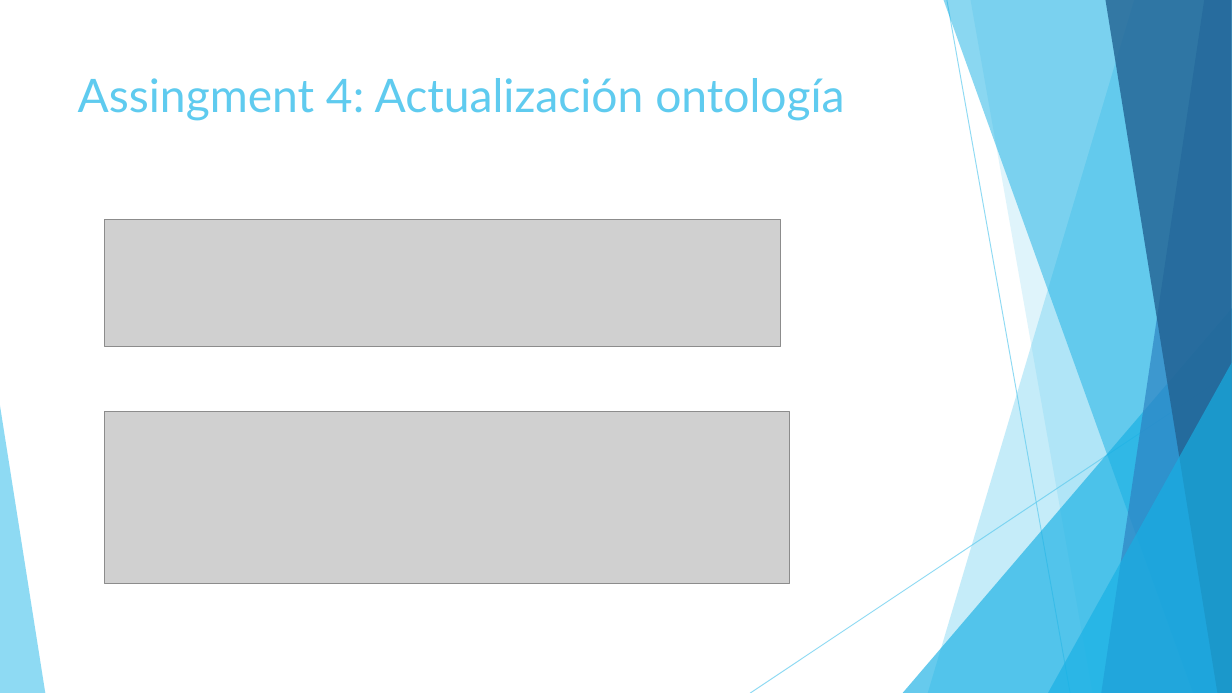
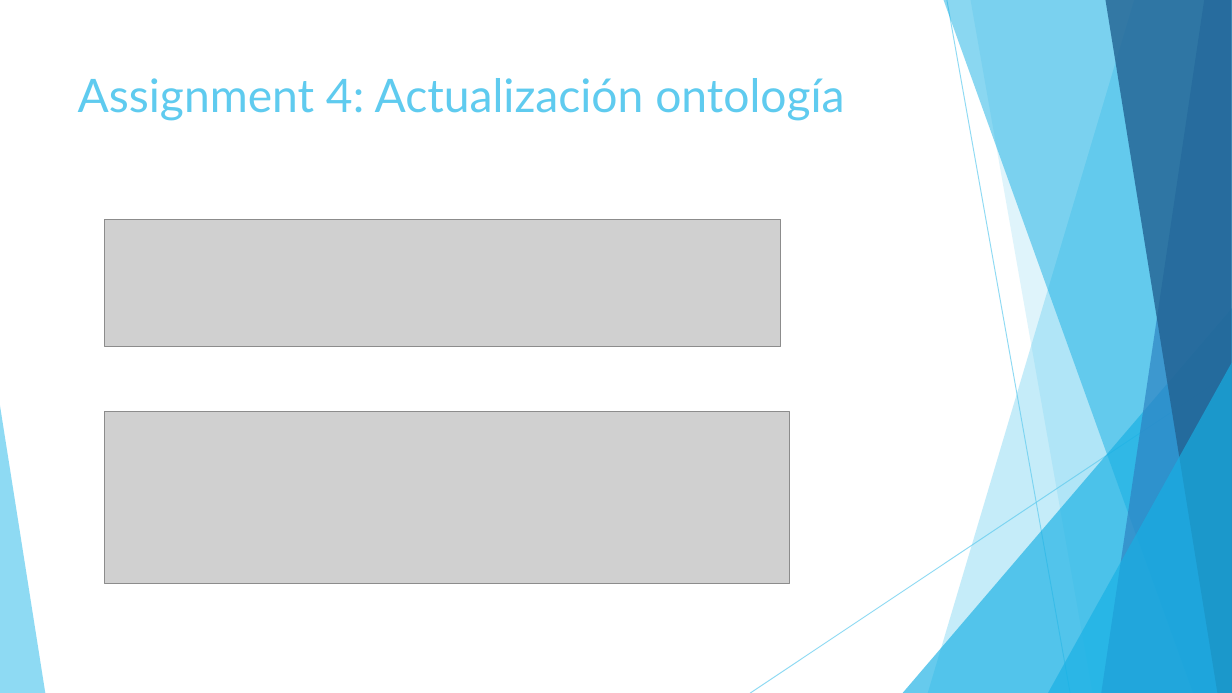
Before and after one commit to FacultadInformatica-LinkedData/Curso2017-2018, a slide deck: slide 5 of HandsOn/Group05/Web semántica G05.pptx. Drawn at 1232x693 pixels with LibreOffice and Linux fonts; fonts in the diff are those of the drawing; grey boxes stand for pictures. Boxes give left, top, right and bottom in pixels: in the first picture for what was removed or moved away, otherwise in the second. Text is boxed around its words. In the diff, an @@ line names an element or a change of style, - is before the commit and + after.

```diff
--- a/HandsOn/Group05/Web semántica G05.pptx
+++ b/HandsOn/Group05/Web semántica G05.pptx
@@ title at [78,78,844,121]: text changed @@
-Assingment 4: Actualización ontología
+Assignment 4: Actualización ontología
```
Also in this commit, not shown: 4 other slides changed.
